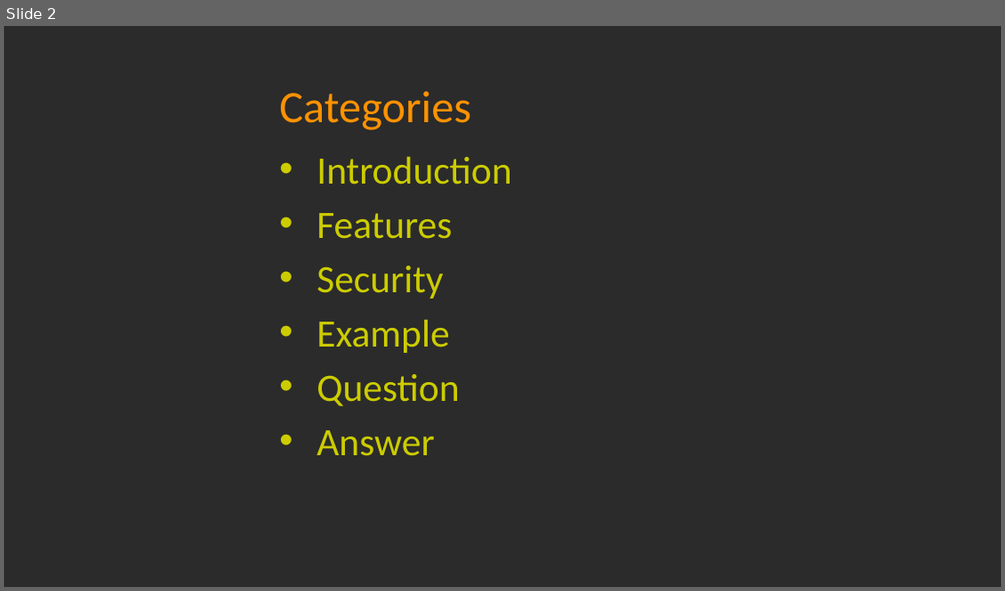
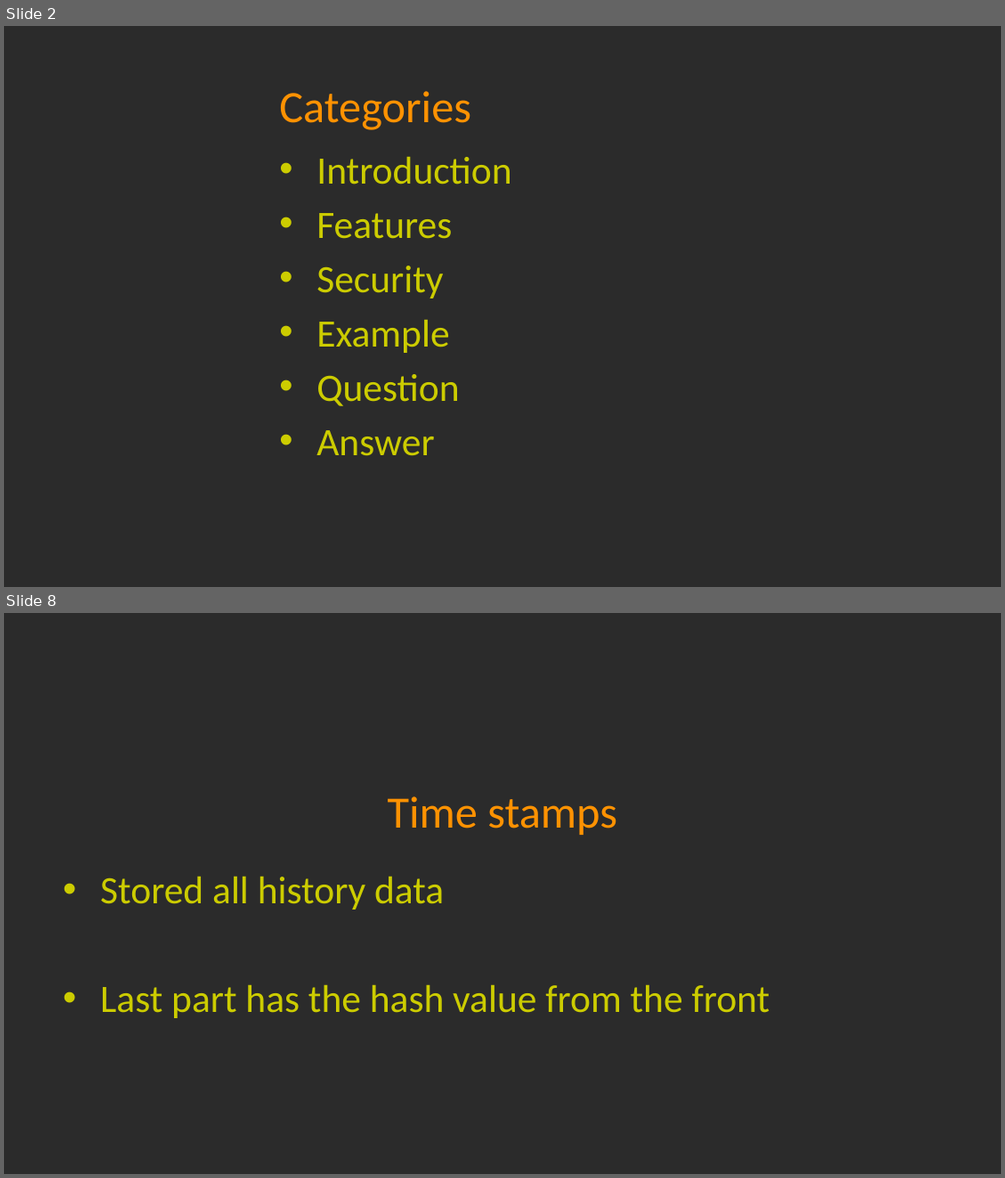
Before and after one commit to LeafLu0315/Presentation, a slide deck: blockchain.pptx. Shown one above the other, each under a label of ours: slide 2 before the commit, slides 2 and 8 after it; the slides between them are not shown. The pictures are 1005x591 and 1005x1178 pixels, drawn with LibreOffice and Linux fonts; fonts in the diff are those of the drawing; background and template pictures are left out; a plain dark background stands for a picture behind light text. Boxes give left, top, right and bottom in pixels: in the first picture for what was removed or moved away, otherwise in the second. Text is boxed around its words. In the diff, an @@ line names an element or a change of style, - is before the commit and + after.

```diff
--- a/blockchain.pptx
+++ b/blockchain.pptx
@@ slide 8 added at [4,613,1001,1174], background picture (left out) @@
@@ title added at [388,796,617,835], 32.4 pt, text #FE9202 @@
+Time stamps
@@ text added at [100,876,770,1018], 28 pt, text #CCCC00 @@
+• Stored all history data
+• Last part has the hash value from the front
```
Also in this commit, not shown: 5 slides changed, 6 other slides added, 2 slides removed.
